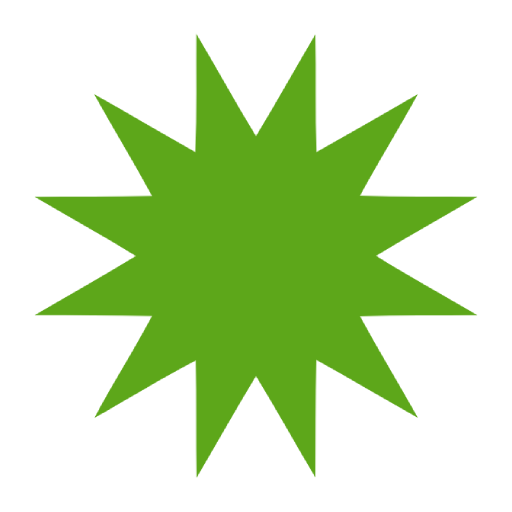
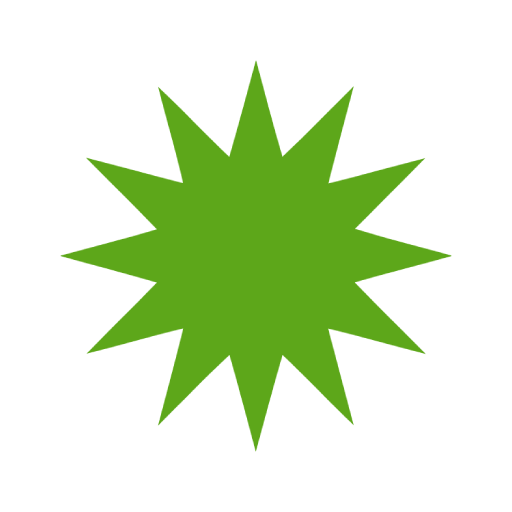
Before/after of a 512 × 512 layered artwork. What changed in the layer stack:
painted on "destiny" over bbox(34, 33, 478, 478)
